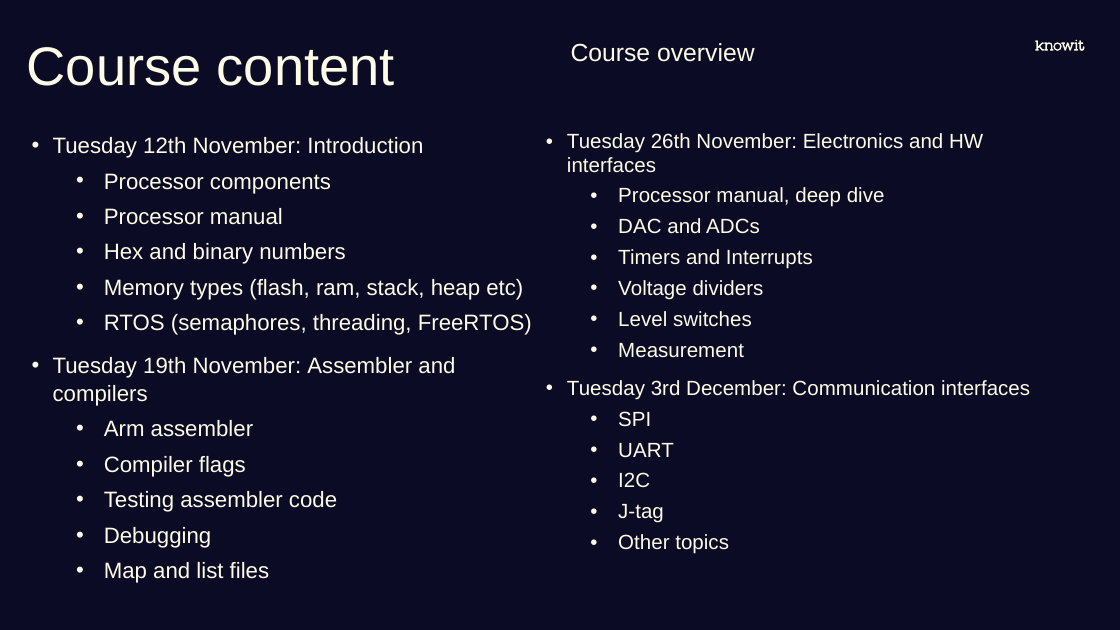
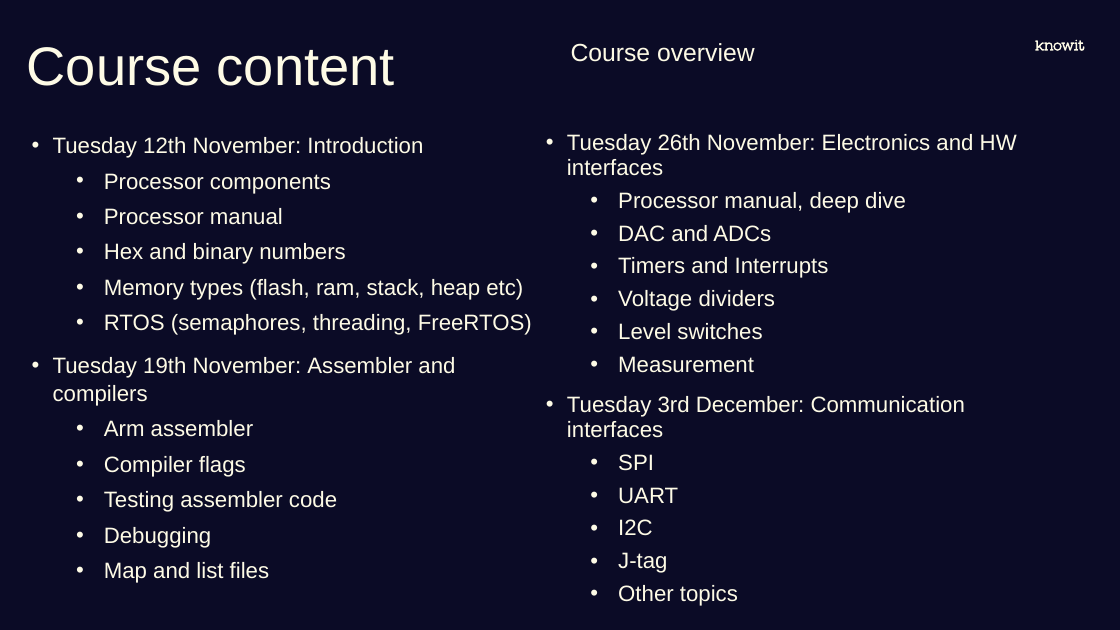
Before and after one commit to joelstr/knowit-embedded-academy, a slide deck: slide 8 of Introduction/Embedded academy - Intro.pptx. Drawn at 1120x630 pixels with LibreOffice and Linux fonts; fonts in the diff are those of the drawing; background and template pictures are left out. Boxes give left, top, right and bottom in pixels: in the first picture for what was removed or moved away, otherwise in the second. Text is boxed around its words. In the diff, an @@ line names an element or a change of style, - is before the commit and + after.

```diff
--- a/Introduction/Embedded academy - Intro.pptx
+++ b/Introduction/Embedded academy - Intro.pptx
@@ text "Tuesday 26th November: Electronics and ..." at box(567, 134, 1017, 606): size 16.6 to 18 pt @@
```
Also in this commit, not shown: 5 other slides changed, 3 slides added, 1 other file.
